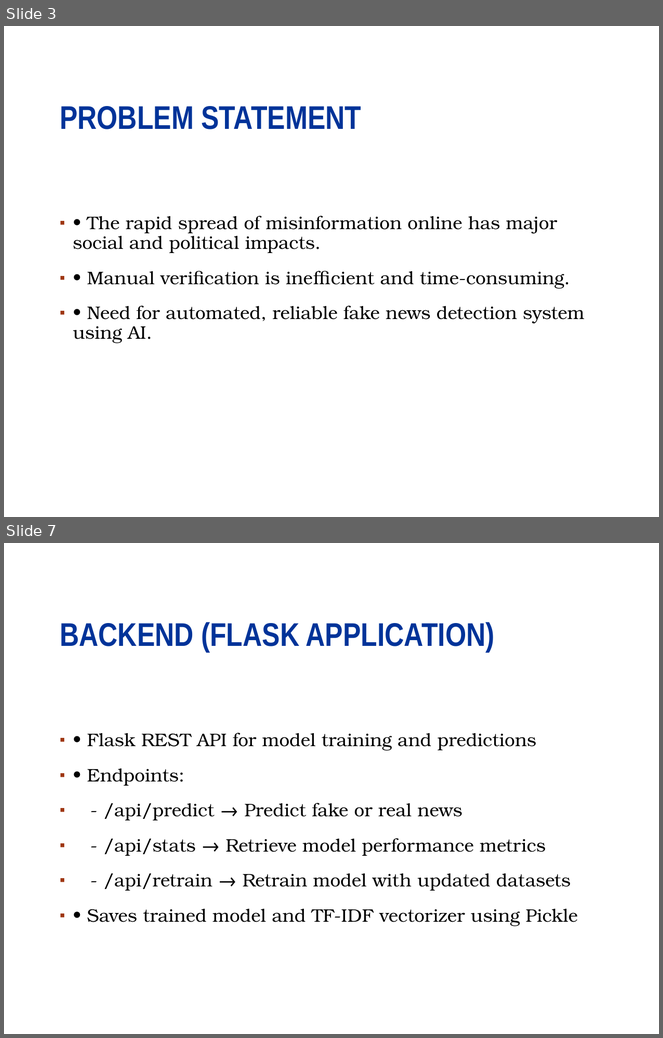
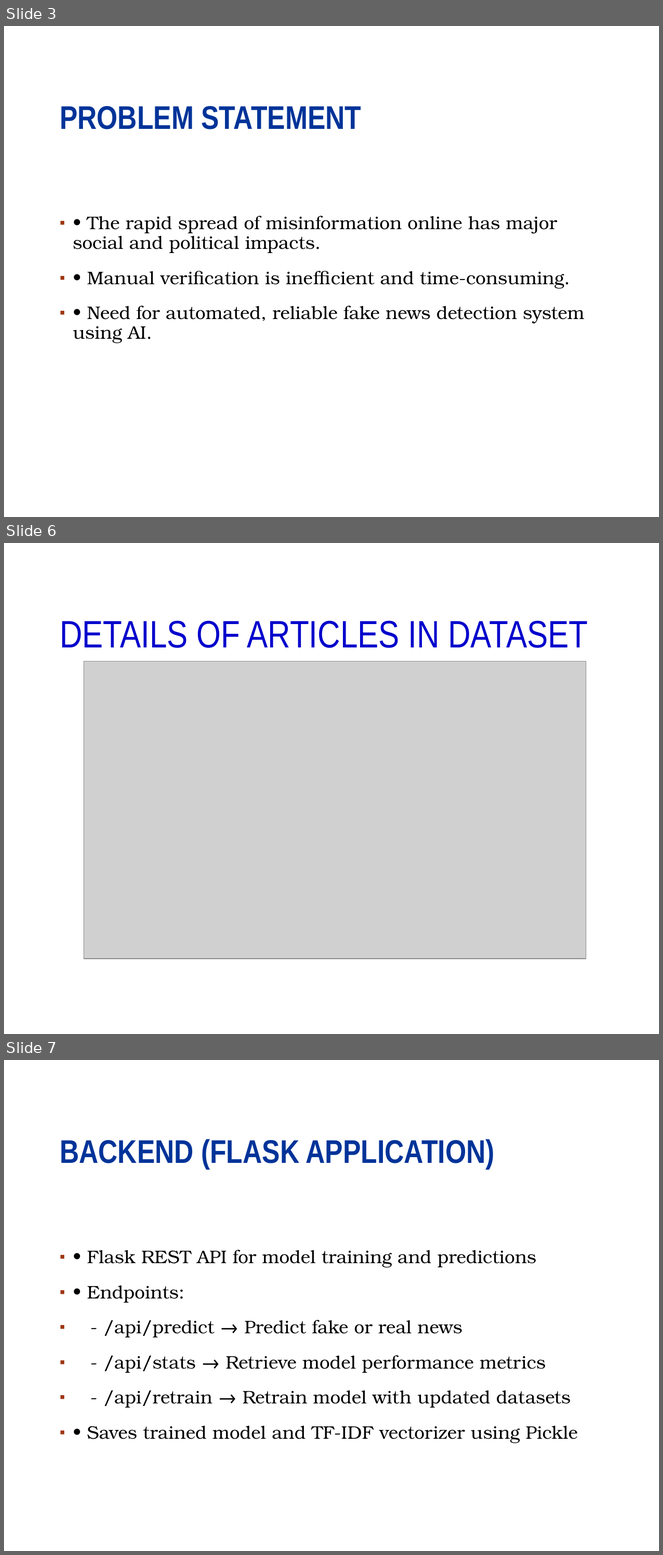
Before and after one commit to abhrojit1/Fake-news-detector-milestone-project, a slide deck: Fake news detection presentation.pptx. Shown one above the other, each under a label of ours: slides 3 and 7 before the commit, slides 3, 6 and 7 after it; the slides between them are not shown. The pictures are 663x1038 and 663x1555 pixels, drawn with LibreOffice and Linux fonts; fonts in the diff are those of the drawing; grey boxes stand for pictures; background and template pictures are left out. Boxes give left, top, right and bottom in pixels: in the first picture for what was removed or moved away, otherwise in the second. Text is boxed around its words. In the diff, an @@ line names an element or a change of style, - is before the commit and + after.

```diff
--- a/Fake news detection presentation.pptx
+++ b/Fake news detection presentation.pptx
@@ slide 6 added at bbox=[4, 543, 659, 1034], background #FFFFFF; not listed: 1 template element that a slide beside it also shows @@
@@ title added at bbox=[60, 620, 588, 648], 42 pt, text #0000CC @@
+DETAILS OF ARTICLES IN DATASET
@@ picture added at bbox=[84, 662, 586, 959] @@
```
Also in this commit, not shown: 2 slides changed, 3 other slides added, 2 slides removed, 4 other files.
